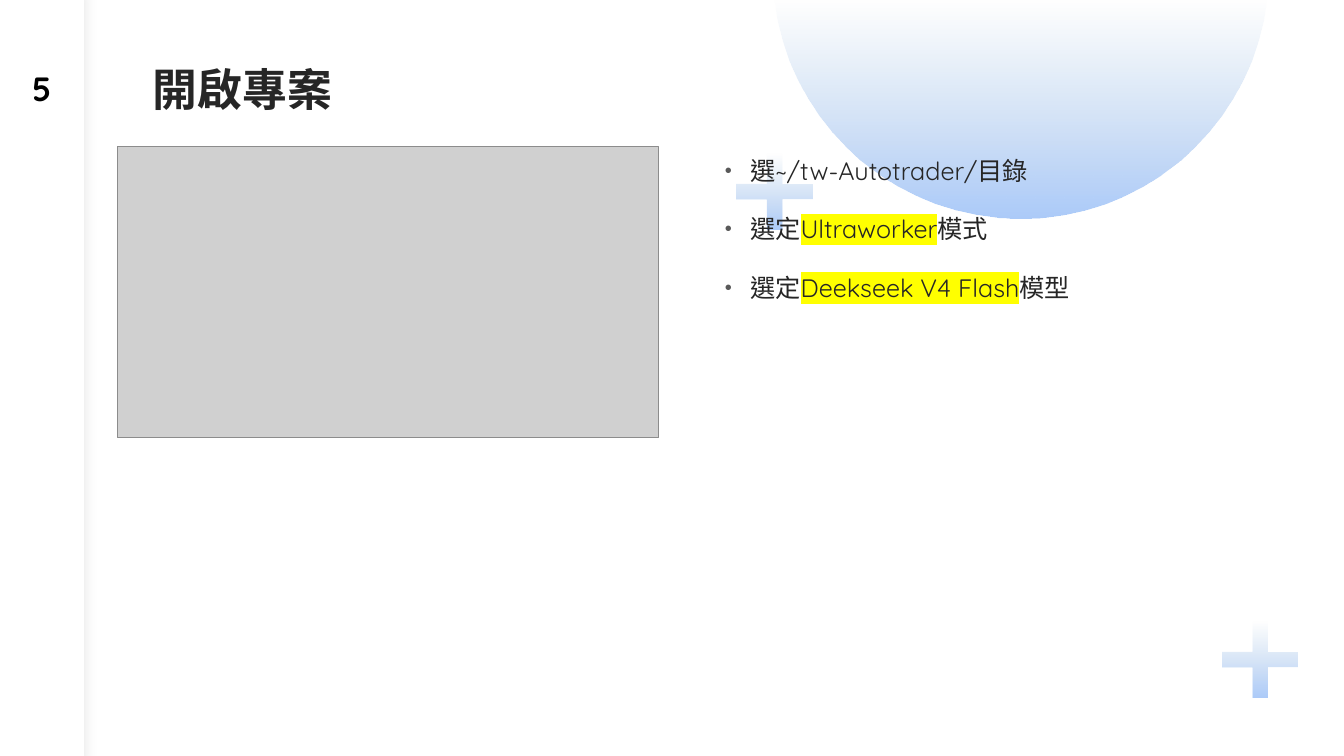
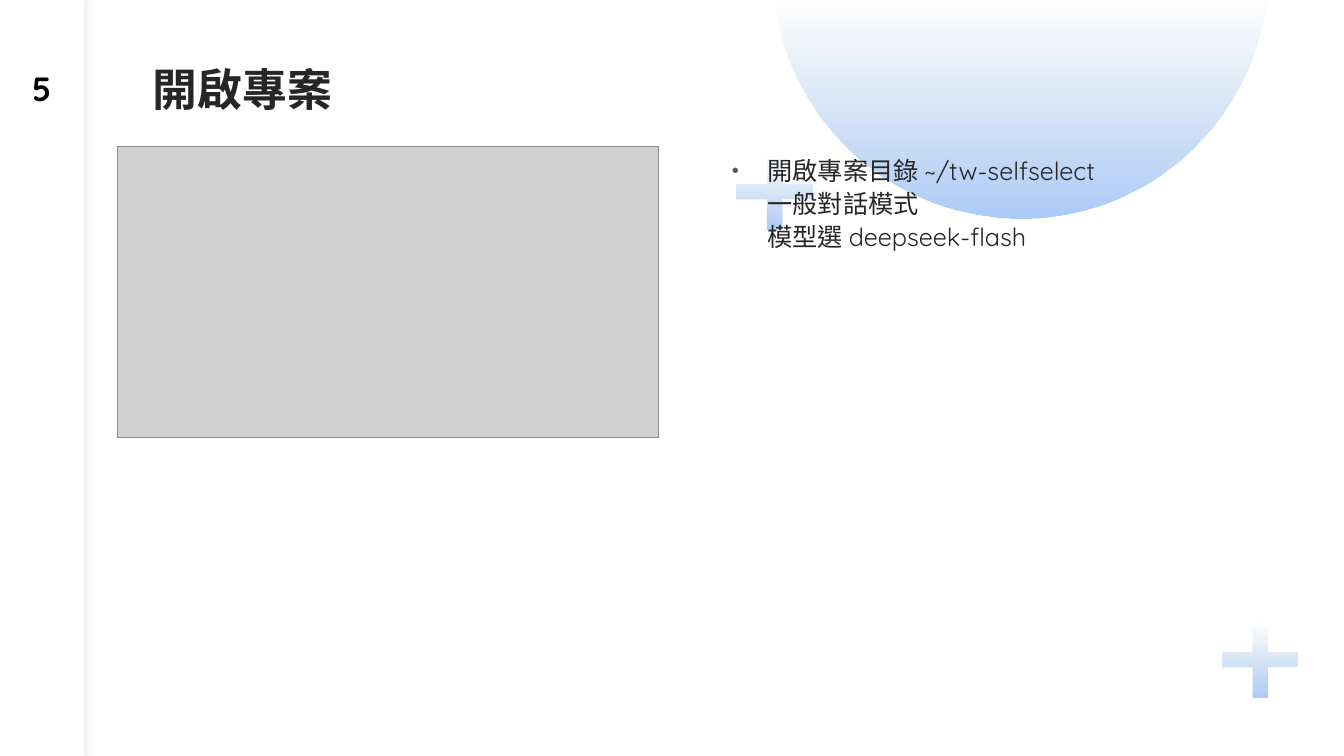
Before and after one commit to dinchentech/tw-selfselect, a slide deck: slide 5 of plans/ppt/TW-SELFSELECT台股買賣自動化系統-W3-講稿版.pptx. Drawn at 1344x756 pixels with LibreOffice and Linux fonts; fonts in the diff are those of the drawing; grey boxes stand for pictures. Boxes give left, top, right and bottom in pixels: in the first picture for what was removed or moved away, otherwise in the second. Text is boxed around its words. In the diff, an @@ line names an element or a change of style, - is before the commit and + after.

Commit message:
plans/ppt：投影片改用 DSH（DeepSeek Harness），取代 opencode 內容
- 品牌/工具：Opencode/opencode → DSH（標題頁、章節頁、內文與講稿）
- 啟動方式改成 DSH：dsh_web（＝pnpm dsh web）→ 瀏覽器開 http://127.0.0.1:3080；
  Web 介面左側 session 清單接續對話；不再有 /exit /init /finmind /start-work 等舊指令
- 模型段落改成 deepseek-flash（可在 Web 介面切換；同一段對話不混用他廠模型）
- 舊模式（Sisyphus / Prometheus Plan Builder / Ultraworker）改成 DSH 的 plan 模式
  （先送計畫核准再動手）＋ goal（長任務分回合續跑）
- 技能（skills）改成自然語言呼叫（例：用 finmind 抓月營收）
- W1 準備清單第二項從「申請 OpenRouter」改成「使用 DSH＋deepseek-flash，金鑰事先設好」
- 路徑：~/tw-autotrader → ~/tw-selfselect（VM 名稱 tw-autotrader 與 GitHub URL 保留）
- W3 操作頁（s2–s6）文字框整段重寫，避免舊行殘留；W5 s17 講稿「切到 Deepseek Pro」→「換更大模型續跑」
- 掃描全文字（含講稿）禁用詞 0 命中

註：部分頁面的「截圖」仍是舊 opencode UI，尚未替換（需 DSH 介面截圖）。

```diff
--- a/plans/ppt/TW-SELFSELECT台股買賣自動化系統-W3-講稿版.pptx
+++ b/plans/ppt/TW-SELFSELECT台股買賣自動化系統-W3-講稿版.pptx
@@ text at [768,154,1094,251]: text changed @@
-• 選~/tw-Autotrader/目錄
-• 選定Ultraworker模式
-• 選定Deekseek V4 Flash模型
+• 開啟專案目錄 ~/tw-selfselect
+  一般對話模式
+  模型選 deepseek-flash
```
Also in this commit, not shown: 11 other slides changed, 5 other files.
